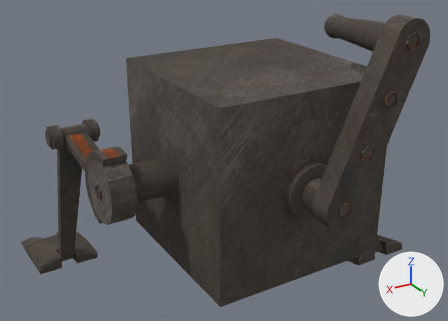
An edit to the FBX model Laikos/LaikosContent/Models/Units/Niebianie/Droid_worker/Droid.FBX, drawn before and after from the same camera.
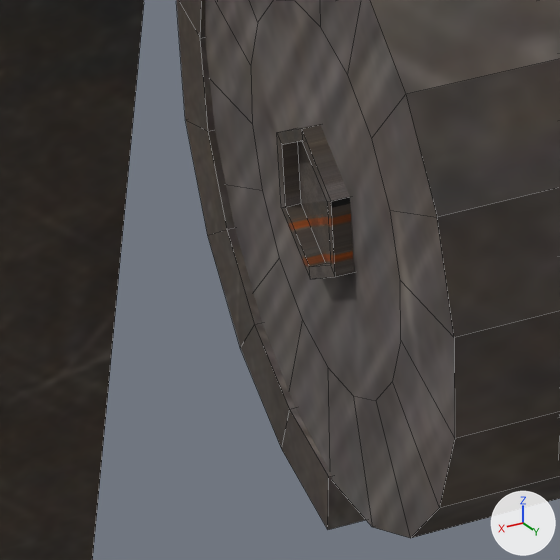
The first picture shows the older version from a camera (50 mm lens) standing at (0.875, 1.471, 1.107) and looking at (0.013, 0.033, 0.388). The close-ups show both versions on the part from 15% to 27% of the width and 54% to 71% of the height of that picture; other places that the commit changed are outside them. The axes (+X, +Y, +Z) are drawn at lower right. The lights are the same throughout. The close-ups show mesh edges as thin lines. Where no turn or scale is listed for an object, it has been applied to the vertices.

The first close-up shows 'Box011', 'Cylinder001', 'NGon014', 'Tube001'.
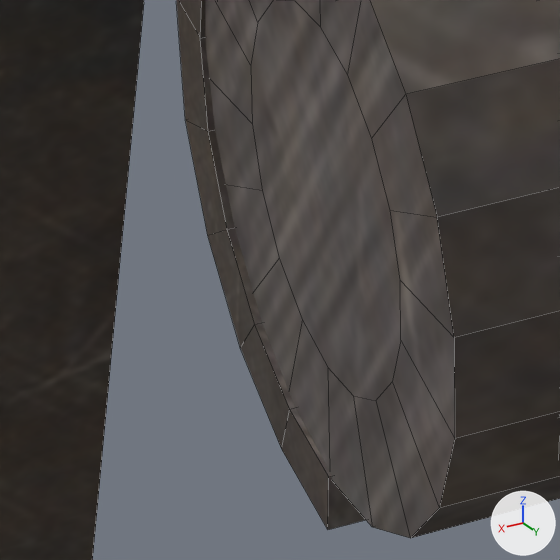
Location of each change, (x1, y1, x2, y2) in pixels of the close-ups (560 x 560 px):
'NGon014', deleted
    before: (277, 124, 354, 279)

Patch to the scene script:
```diff
--- a/Laikos/LaikosContent/Models/Units/Niebianie/Droid_worker/Droid.FBX.py
+++ b/Laikos/LaikosContent/Models/Units/Niebianie/Droid_worker/Droid.FBX.py
@@ ob_ngon014 @@
-ob_ngon014 = bpy.data.objects.new('NGon014', me_mesh_025)
-ob_ngon014.location = (0.4328, 0.1401, 0.4371)
```
